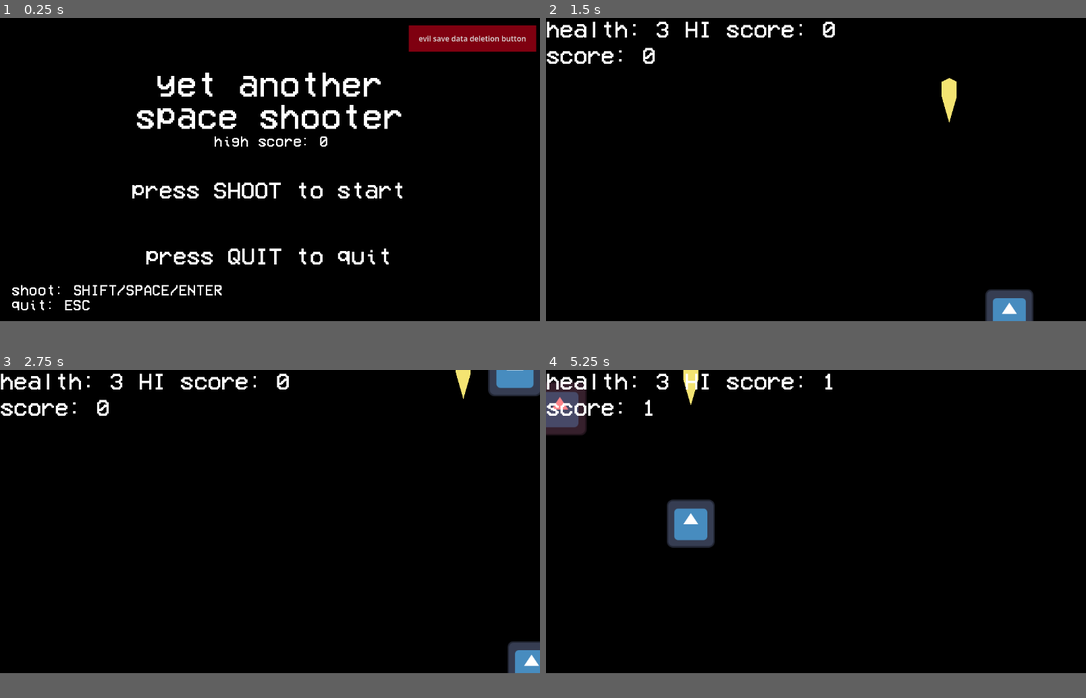
Above: before the commit, frames 1-4 (two rows, left to right).
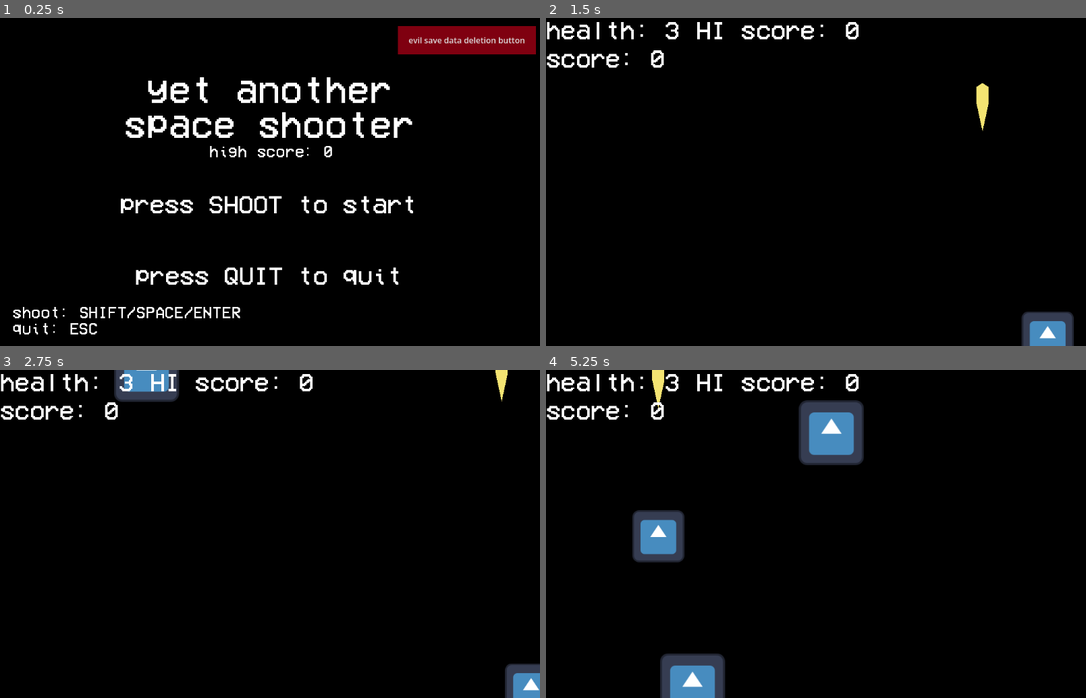
Above: after the commit, the same moments.

Repository: justinsly/shape-space
Game: Godot game, scene res://scenes/screens/titlescreen.tscn
Two runs of this game, one before a commit and one after it. Both use one fixed random seed, a clock stepped at 60 frames per second and the inputs below. The engine's default icon, where the game draws it, is replaced by a stand-in: a white triangle on a blue panel in a dark square.
Inputs:
- Up to frame 1 (0.25 s): no input
- Up to frame 2 (1.5 s): tap Enter at 0.5 s; hold Right (move_right) 0.53-1.28 s; hold Space (shoot) 0.53-1.28 s; hold Down (move_down) from 1.28 s (still down); tap Space (shoot) at 1.35 s
- Up to frame 3 (2.75 s): tap Space (shoot) at 2 s; release Down (move_down) at 2.03 s; hold Right (move_right) from 2.03 s (still down); hold Space (shoot) from 2.03 s (still down)
- Up to frame 4 (5.25 s): release Right (move_right) at 2.78 s; release Space (shoot) at 2.78 s; hold Up (move_up) 2.78-3.53 s; tap Space (shoot) at 2.85, 4.35 s; hold Space (shoot) 3.53-4.28 s; hold Left (move_left) 3.53-5.03 s; hold Down (move_down) from 5.03 s (still down); hold Space (shoot) from 5.03 s (still down)
In our replay, the window is 800x450 before the commit and 800x487 after it. These sizes can differ from the game's own. Grey fills any space a smaller window leaves; there, only what the larger window draws over its background counts as a difference.

The runs differ from the first frame. In frame 1, 9.8% of the frame differs, in the area x 2-100%, y 2-97%; in frame 2, 4.2%; in frame 3, 4.7%; in frame 4, 9.3%.

Commit message:
refactor enemy into a class right now this annihilates the example enemies, leaving one enemy for now, BUT this will be dealt with later trust me. it is VERY worth it, very very worth it

Diff:
--- a/project.godot
+++ b/project.godot
@@ -34,6 +34,7 @@
 
 [display]
 
+window/size/viewport_width=1064
 window/size/sharp_corners=true
 window/energy_saving/keep_screen_on=false
 window/subwindows/embed_subwindows=false
@@ -45,6 +46,10 @@
 
 version_control/plugin_name="GitPlugin"
 version_control/autoload_on_startup=true
+
+[global_group]
+
+enemy=""
 
 [input]
 
--- /dev/null
+++ b/scenes/entities/enemies/base_enemy.gd
@@ -0,0 +1,17 @@
+extends Enemy
+
+func _process(delta):
+	position.y += speed * delta
+
+func _on_knock_timer_timeout():
+	set_process(true)
+
+func _on_damage_taken(_dmg_amount, _oldhealth):
+	if health <= 0:
+		explode(true)
+
+
+func _on_area_entered(area: Area2D):
+	if area.is_in_group("player"):
+		take_knockback()
+		set_process(false)
--- /dev/null
+++ b/scenes/entities/enemies/base_enemy.tscn
@@ -0,0 +1,39 @@
+[gd_scene format=3 uid="uid://bghrp62um8uew"]
+
+[ext_resource type="Script" uid="uid://5khgya2t21u8" path="res://scenes/entities/enemies/base_enemy.gd" id="1_3yt4f"]
+[ext_resource type="PackedScene" uid="uid://bg3heqwjv2ran" path="res://scenes/effects/boom/boom.tscn" id="2_l1vo8"]
+[ext_resource type="PackedScene" uid="uid://5gspo75v0t7a" path="res://scenes/items/heal/itemheal.tscn" id="3_0imhs"]
+[ext_resource type="Texture2D" uid="uid://dvq8cogv61wwb" path="res://icon.svg" id="4_0ln7m"]
+
+[sub_resource type="RectangleShape2D" id="RectangleShape2D_e0gqf"]
+size = Vector2(124.444, 124.444)
+
+[node name="BaseEnemy" type="Area2D" unique_id=1519813947 node_paths=PackedStringArray("knock_timer") groups=["enemy"]]
+collision_layer = 4
+collision_mask = 2
+script = ExtResource("1_3yt4f")
+bounce_on_hit = true
+drop_heal_item_on_death = true
+knock_timer = NodePath("KnockTimer")
+sceneboom = ExtResource("2_l1vo8")
+sceneheal = ExtResource("3_0imhs")
+metadata/_custom_type_script = "uid://bqgnae0j5ughc"
+
+[node name="CollisionShape2D" type="CollisionShape2D" parent="." unique_id=287658904]
+position = Vector2(2.11928e-06, 2.11928e-06)
+shape = SubResource("RectangleShape2D_e0gqf")
+
+[node name="Sprite2D" type="Sprite2D" parent="." unique_id=486908284]
+texture = ExtResource("4_0ln7m")
+
+[node name="VisibleOnScreenNotifier2D" type="VisibleOnScreenNotifier2D" parent="." unique_id=188051190]
+position = Vector2(1.356338e-05, 1.356338e-05)
+scale = Vector2(13.3333, 13.3333)
+
+[node name="KnockTimer" type="Timer" parent="." unique_id=44552740]
+wait_time = 0.5
+one_shot = true
+
+[connection signal="area_entered" from="." to="." method="_on_area_entered"]
+[connection signal="damage_taken" from="." to="." method="_on_damage_taken"]
+[connection signal="timeout" from="KnockTimer" to="." method="_on_knock_timer_timeout"]
--- a/scenes/entities/enemies/enemy.gd
+++ b/scenes/entities/enemies/enemy.gd
@@ -1,57 +1,65 @@
 extends Area2D
+class_name Enemy
+## The enemy class... used to create enemies
+##
+## comes with properties that should be useful for quickly making basic enemies.[br]
+## [b]note:[/b] to make this class properly interact with the player and their projectiles, make sure to set the enemy's collision layer to 3 and set the mask to 2
 
-@export var health: int = 1 ## the starting health for the enemy
+signal damage_taken(dmg_amount: int, oldhealth: int) ## emitted by [method Enemy.take_damage]. [param dmg_amount] is the amount of damage that was dealt, [param oldhealth] is the health before the damage was dealt
+signal knockback_taken ## emitted by [method Enemy.take_knockback]
+
+@export var max_health: int = 1 ## the starting health for the enemy
 @export var speed: int = 250 ## do i need to write a description for this
 @export var bounce_on_hit: bool ## determines if the enemy should move backward a little bit upon hitting the player
 @export var drop_heal_item_on_death: bool ## determines if the enemy should drop the healing item upon being destroyed
 @export var bounce_on_damage: bool ## determines if the enemy should move backward upon taking damage
 @export var boom_speed_mult: float = 1.5 ## the multiplier to apply to the explosion effect's speed
+@export_group("nodes")
+@export var knock_timer: Timer ## the knock timer, that knock timer, the timer used specifically to tell how long should a knockback go, that timer
+@export_group("Preloaded Scenes")
 @export var sceneboom: PackedScene ## explosion effect scene
 @export var sceneheal: PackedScene ## the healing item scene to be dropped
+var health := max_health
 
-func _process(delta):
-	position.y += speed * delta
-
+## normally should be run by whatever is handling the spawning of the enemies, repositions the enemy to the given [param startposx] and [param startposy] coordinates
 func initialize(startposx: float, startposy: float):
 	position.x = startposx
 	position.y = startposy
 
+## emits [signal Enemy.damage_taken] and passes the [code]dmg[/code]
+## argument to the said signal when called.[br]
+## intended to be used by other scenes interacting with this enemy
 func take_damage(dmg: int = 1):
+	var oldhealth = health
 	health -= dmg
-	if health <= 0:
-		explode()
-	elif bounce_on_hit:
-		take_knockback()
+	damage_taken.emit(dmg, oldhealth)
 
-func take_knockback():
+
+## activates [member Enemy.knock_timer] and causes the enemy to go backward for the duration of the timer every 0.01 * [param delta] seconds if [member Enemy.bounce_on_hit] is true (the distance per step in pixels depends on [param pixels_per_step] * delta)[br]
+## [br][b]note:[/b] [param delta] is only calculated once when this function is called, but i dont think that should be a problem[br]
+## [b]double note:[/b] make sure to temporarily disable whatever could be moving the enemy forward, since it would cause the enemy to resist the knockback
+func take_knockback(pixels_per_step: float = 200):
+	if !bounce_on_hit:
+		return
 	var delta = get_process_delta_time()
-	$KnockTimer.start()
-	set_process(false)
-	while $KnockTimer.time_left > 0:
+	knockback_taken.emit()
+	knock_timer.start()
+	while knock_timer.time_left > 0:
 		if !get_tree().paused:
-			position.y -= 200 * delta
+			position.y -= pixels_per_step * delta
 		await get_tree().create_timer(0.01 * delta).timeout
 
-func _on_visible_on_screen_notifier_2d_screen_exited():
-	queue_free()
-
-func _on_area_entered(area):
-	if area.is_in_group("player") and bounce_on_hit:
-		take_knockback()
-
-func _on_knock_timer_timeout():
-	set_process(true)
-
-func explode():
+## spawns [member Enemy.sceneboom] at the enemy position, drops the heal item if [param dropstuff] and [member Enemy.drop_heal_item_on_death] is true, adds [param score] to the player's score, and then deletes itself
+func explode(dropstuff: bool = true, score: int = 1):
 	var boom = sceneboom.instantiate()
 	boom.position = position
 	add_sibling(boom)
 	boom.act(boom_speed_mult)
-	if drop_heal_item_on_death and playervars.health < 3:
+	if drop_heal_item_on_death and playervars.health < 3 and dropstuff:
 		# if the player's health is not full, roll a chance to drop a healing item
 		if randf_range(0, 12) <= 4:
 			var healitem = sceneheal.instantiate()
 			healitem.position = position
 			call_deferred("add_sibling", healitem)
-	playervars.score += 1
+	playervars.score += score
 	queue_free()
--- a/scenes/entities/enemies/enemyGeneric/enemygeneric.tscn
+++ /dev/null
@@ -1,7 +0,0 @@
-[gd_scene format=3 uid="uid://dldmoatfffay2"]
-
-[ext_resource type="PackedScene" uid="uid://b2koh0mt0vlsw" path="res://scenes/entities/enemies/enemy.tscn" id="1_3kvpr"]
-
-[node name="Enemy" unique_id=1675273459 instance=ExtResource("1_3kvpr")]
-bounce_on_hit = true
-drop_heal_item_on_death = true
--- a/scenes/entities/enemies/enemyMinitank/enemyminitank.tscn
+++ /dev/null
@@ -1,17 +0,0 @@
-[gd_scene format=3 uid="uid://c7gm4vd7o0uvu"]
-
-[ext_resource type="PackedScene" uid="uid://b2koh0mt0vlsw" path="res://scenes/entities/enemies/enemy.tscn" id="1_en2m1"]
-
-[node name="Enemy" unique_id=1675273459 instance=ExtResource("1_en2m1")]
-health = 4
-speed = 190
-bounce_on_hit = true
-drop_heal_item_on_death = true
-bounce_on_damage = true
-boom_speed_mult = 0.8
-
-[node name="Sprite2D" parent="." index="1" unique_id=288130812]
-self_modulate = Color(0.9999978, 0.5188265, 0.53834563, 1)
-
-[node name="KnockTimer" parent="." index="3" unique_id=1496727996]
-wait_time = 0.2
--- a/scenes/entities/enemies/enemy.tscn
+++ b/scenes/entities/enemies/oldenemy.tscn
@@ -8,7 +8,7 @@
 [sub_resource type="RectangleShape2D" id="RectangleShape2D_4gyqm"]
 size = Vector2(124.444, 124.444)
 
-[node name="Enemy" type="Area2D" unique_id=1675273459 groups=["enemy"]]
+[node name="BaseEnemy" type="Area2D" unique_id=1675273459 groups=["enemy"]]
 scale = Vector2(0.9, 0.9)
 collision_layer = 4
 collision_mask = 2
@@ -33,4 +33,3 @@
 
 [connection signal="area_entered" from="." to="." method="_on_area_entered"]
 [connection signal="screen_exited" from="VisibleOnScreenNotifier2D" to="." method="_on_visible_on_screen_notifier_2d_screen_exited"]
-[connection signal="timeout" from="KnockTimer" to="." method="_on_knock_timer_timeout"]
--- a/scenes/entities/player/player.gd
+++ b/scenes/entities/player/player.gd
@@ -8,9 +8,9 @@
 
 # NOTE: i have no freaking idea on what am i doing but i didnt bother searching up a better method, so for now this signal handles the flickering during iframes
 signal flickerframe
-# the bullet scene
+## the bullet scene
 @export var scenebullet: PackedScene
-# the explosion effect scene
+## the explosion effect scene
 @export var sceneboom: PackedScene
 var speed = 550
 # used for delays between shots
--- a/scenes/entities/player/player.tscn
+++ b/scenes/entities/player/player.tscn
@@ -14,7 +14,7 @@
 [sub_resource type="RectangleShape2D" id="RectangleShape2D_hqtel"]
 size = Vector2(140, 140)
 
-[node name="Player" type="CharacterBody2D" groups=["player"]]
+[node name="Player" type="CharacterBody2D" unique_id=1727827527 groups=["player"]]
 scale = Vector2(0.8, 0.8)
 collision_layer = 2
 collision_mask = 5
@@ -23,35 +23,37 @@
 scenebullet = ExtResource("2_i3pqv")
 sceneboom = ExtResource("3_hqtel")
 
-[node name="Sprite2D" type="Sprite2D" parent="."]
+[node name="Sprite2D" type="Sprite2D" parent="." unique_id=1428833970]
 texture = ExtResource("1_4flbx")
 
-[node name="CollisionShape2D" type="CollisionShape2D" parent="."]
+[node name="CollisionShape2D" type="CollisionShape2D" parent="." unique_id=928287855]
 shape = SubResource("RectangleShape2D_onrkg")
 
-[node name="FireTimer" type="Timer" parent="."]
+[node name="FireTimer" type="Timer" parent="." unique_id=1451091737]
 wait_time = 0.5
 one_shot = true
 
-[node name="IframeTimer" type="Timer" parent="."]
+[node name="IframeTimer" type="Timer" parent="." unique_id=210387425]
 wait_time = 1.5
 one_shot = true
 
-[node name="Hitbox" type="Area2D" parent="." groups=["player"]]
+[node name="Hitbox" type="Area2D" parent="." unique_id=143338424 groups=["player"]]
 collision_layer = 2
 collision_mask = 5
 
-[node name="CollisionShape2D" type="CollisionShape2D" parent="Hitbox"]
+[node name="CollisionShape2D" type="CollisionShape2D" parent="Hitbox" unique_id=56198847]
 position = Vector2(-3.57628e-06, -3.57628e-06)
 shape = SubResource("RectangleShape2D_i3pqv")
 
-[node name="DeathOffscreenNotifier" type="VisibleOnScreenNotifier2D" parent="."]
+[node name="DeathOffscreenNotifier" type="VisibleOnScreenNotifier2D" parent="." unique_id=766551385]
 position = Vector2(-4.76837e-06, -4.76837e-06)
 scale = Vector2(8, 8)
 
-[node name="itemhitbox" type="Area2D" parent="." groups=["plritem"]]
+[node name="itemhitbox" type="Area2D" parent="." unique_id=1169369716 groups=["plritem"]]
+collision_layer = 8
+collision_mask = 16
 
-[node name="CollisionShape2D" type="CollisionShape2D" parent="itemhitbox"]
+[node name="CollisionShape2D" type="CollisionShape2D" parent="itemhitbox" unique_id=1293892515]
 position = Vector2(-7.15256e-06, -7.15256e-06)
 shape = SubResource("RectangleShape2D_hqtel")
 
--- a/scenes/entities/projectiles/playerbullet/bullet.gd
+++ b/scenes/entities/projectiles/playerbullet/bullet.gd
@@ -13,5 +13,5 @@
 # TODO: change up this code to account for possible future enemies with extra health and enemies that doesnt explode on the spot
 func _on_area_entered(area):
 	if area.is_in_group("enemy"):
-		area.take_damage()
+		area.take_damage(1)
 		queue_free()
--- a/scenes/entities/projectiles/playerbullet/bullet.tscn
+++ b/scenes/entities/projectiles/playerbullet/bullet.tscn
@@ -3,22 +3,23 @@
 [ext_resource type="Script" uid="uid://bgvteqmi1hhja" path="res://scenes/entities/projectiles/playerbullet/bullet.gd" id="1_v7oki"]
 
 [sub_resource type="RectangleShape2D" id="RectangleShape2D_rtl8c"]
-size = Vector2(32, 80)
+size = Vector2(32, 64)
 
-[node name="Bullet" type="Area2D"]
+[node name="Bullet" type="Area2D" unique_id=222002075]
 collision_layer = 0
 collision_mask = 4
 script = ExtResource("1_v7oki")
 
-[node name="CollisionShape2D" type="CollisionShape2D" parent="."]
+[node name="CollisionShape2D" type="CollisionShape2D" parent="." unique_id=162499824]
+position = Vector2(0, -8)
 shape = SubResource("RectangleShape2D_rtl8c")
 
-[node name="Polygon2D" type="Polygon2D" parent="."]
+[node name="Polygon2D" type="Polygon2D" parent="." unique_id=979343862]
 color = Color(0.960784, 0.894118, 0.447059, 1)
-polygon = PackedVector2Array(16, -40, 0, -48, -16, -40, -16, -8, 0, 48, 16, -8)
+polygon = PackedVector2Array(12, -40, 0, -48, -12, -40, -12, -8, 0, 48, 12, -8)
 uv = PackedVector2Array(16, -40, 0, -48, -16, -40, -16, 24, 16, 24)
 
-[node name="VisibleOnScreenNotifier2D" type="VisibleOnScreenNotifier2D" parent="."]
+[node name="VisibleOnScreenNotifier2D" type="VisibleOnScreenNotifier2D" parent="." unique_id=1120805039]
 position = Vector2(-2.27374e-13, 0)
 scale = Vector2(3.2, 5.6)
 
--- a/scenes/items/heal/itemheal.tscn
+++ b/scenes/items/heal/itemheal.tscn
@@ -85,6 +85,8 @@
 }]
 
 [node name="itemheal" type="Area2D" unique_id=2093868607]
+collision_layer = 16
+collision_mask = 8
 script = ExtResource("1_rnfdl")
 
 [node name="CollisionShape2D" type="CollisionShape2D" parent="." unique_id=1593411572]
--- a/scenes/screens/arcadegameover.tscn
+++ b/scenes/screens/arcadegameover.tscn
@@ -11,7 +11,7 @@
 [node name="UI" type="Control" parent="." unique_id=256227185]
 layout_mode = 3
 anchors_preset = 0
-offset_right = 1152.0
+offset_right = 1064.0
 offset_bottom = 648.0
 theme = ExtResource("1_3dyt8")
 
--- a/scenes/screens/main.gd
+++ b/scenes/screens/main.gd
@@ -1,10 +1,9 @@
 extends Node
 
-## the list of enemies that can be spawned.
-## [br]
+## the list of enemies that can be spawned.[br]
 ## to add a new entry: click on "Add Element" and then select a scene
-@export var starting_spawnable_enemies: Array[PackedScene]
-@export var advanced_spawnable_enemies: Array[PackedScene]
+@export var spawnable_enemies: Array[PackedScene]
+@export var rare_spawnable_enemies: Array[PackedScene] ## this list of enemies should rarely spawn
 
 func _ready():
 	$HUD/HiscoreLabel.text = "HI score: %s" % playervars.hiscore
@@ -21,10 +20,14 @@
 	print("data saved")
 
 func _on_enemyspawner_timeout():
-	var sceneenemy = starting_spawnable_enemies.pick_random()
+	var sceneenemy = spawnable_enemies.pick_random()
+	if randi_range(1, 10) == 10:
+		sceneenemy = spawnable_enemies.pick_random() # change this to rare_spawnable_enemies once we actually add enemies to that list
+	else:
+		sceneenemy = spawnable_enemies.pick_random()
 	#print(sceneenemy)
 	var enemy = sceneenemy.instantiate()
-	enemy.initialize(randf_range(8.0, 1144.0), -47)
+	enemy.initialize(randf_range(16.0, 1048.0), -47)
 	add_child(enemy)
 
 
--- a/scenes/screens/main.tscn
+++ b/scenes/screens/main.tscn
@@ -2,8 +2,7 @@
 
 [ext_resource type="Script" uid="uid://cy0itby661ct0" path="res://scenes/screens/main.gd" id="1_h2yge"]
 [ext_resource type="PackedScene" uid="uid://cynekxynk6jro" path="res://scenes/entities/player/player.tscn" id="1_ig7tw"]
-[ext_resource type="PackedScene" uid="uid://dldmoatfffay2" path="res://scenes/entities/enemies/enemyGeneric/enemygeneric.tscn" id="2_2vgtk"]
-[ext_resource type="PackedScene" uid="uid://c7gm4vd7o0uvu" path="res://scenes/entities/enemies/enemyMinitank/enemyminitank.tscn" id="3_tkjme"]
+[ext_resource type="PackedScene" uid="uid://bghrp62um8uew" path="res://scenes/entities/enemies/base_enemy.tscn" id="2_2vgtk"]
 [ext_resource type="Theme" uid="uid://dpxoi6db5uese" path="res://resources/biguitext_theme.tres" id="4_lquwl"]
 [ext_resource type="Script" uid="uid://ka2g0ttpsknb" path="res://scoremanager.gd" id="5_lquwl"]
 [ext_resource type="Script" uid="uid://wrj2frje2cqb" path="res://pausehandler.gd" id="6_7mycd"]
@@ -12,11 +11,11 @@
 size = Vector2(1274, 66)
 
 [sub_resource type="RectangleShape2D" id="RectangleShape2D_ig7tw"]
-size = Vector2(100, 728)
+size = Vector2(101, 728)
 
 [node name="Main" type="Node" unique_id=399326169]
 script = ExtResource("1_h2yge")
-starting_spawnable_enemies = Array[PackedScene]([ExtResource("2_2vgtk"), ExtResource("3_tkjme")])
+spawnable_enemies = Array[PackedScene]([ExtResource("2_2vgtk")])
 
 [node name="Player" parent="." unique_id=1550446609 instance=ExtResource("1_ig7tw")]
 position = Vector2(576, 553)
@@ -33,11 +32,11 @@
 shape = SubResource("RectangleShape2D_0xm2m")
 
 [node name="CollisionShape2D" type="CollisionShape2D" parent="border" unique_id=678151430]
-position = Vector2(-84, 324)
+position = Vector2(-82.5, 324)
 shape = SubResource("RectangleShape2D_ig7tw")
 
 [node name="CollisionShape2D4" type="CollisionShape2D" parent="border" unique_id=1801164904]
-position = Vector2(1232, 312)
+position = Vector2(1145, 312)
 shape = SubResource("RectangleShape2D_ig7tw")
 
 [node name="enemyspawner" type="Timer" parent="." unique_id=56657017]
Not shown, added: scenes/entities/enemies/base_enemy.gd.uid
